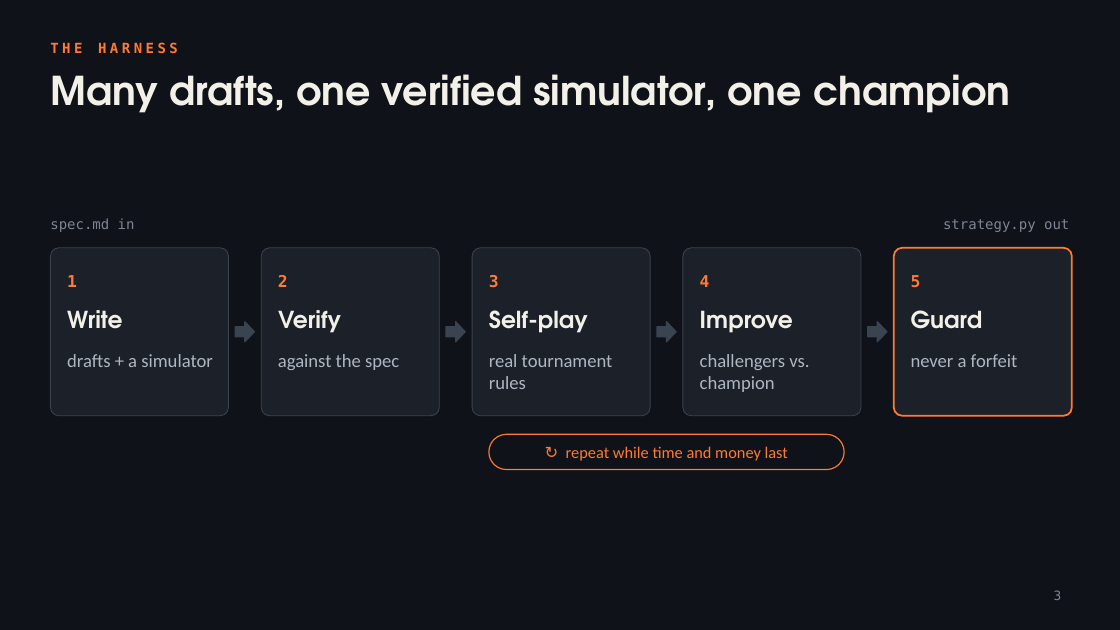
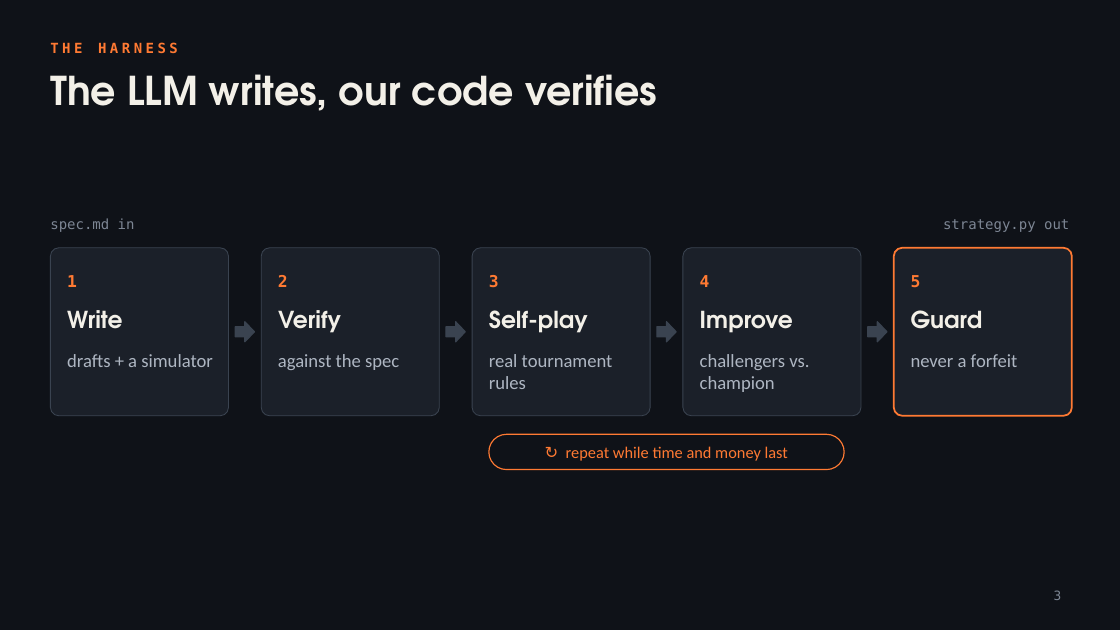
Before and after one commit to timoo-006/zentralhack-harness, a slide deck: slide 3 of docs/presentation/pitch.pptx. Drawn at 1120x630 pixels with LibreOffice and Linux fonts; fonts in the diff are those of the drawing. Boxes give left, top, right and bottom in pixels: in the first picture for what was removed or moved away, otherwise in the second. Text is boxed around its words. In the diff, an @@ line names an element or a change of style, - is before the commit and + after.

```diff
--- a/docs/presentation/pitch.pptx
+++ b/docs/presentation/pitch.pptx
@@ title at [50, 74, 657, 111]: text changed @@
-Many drafts, one verified simulator, one champion
+The LLM writes, our code verifies
```
Also in this commit, not shown: 2 other slides changed, 2 other files.
